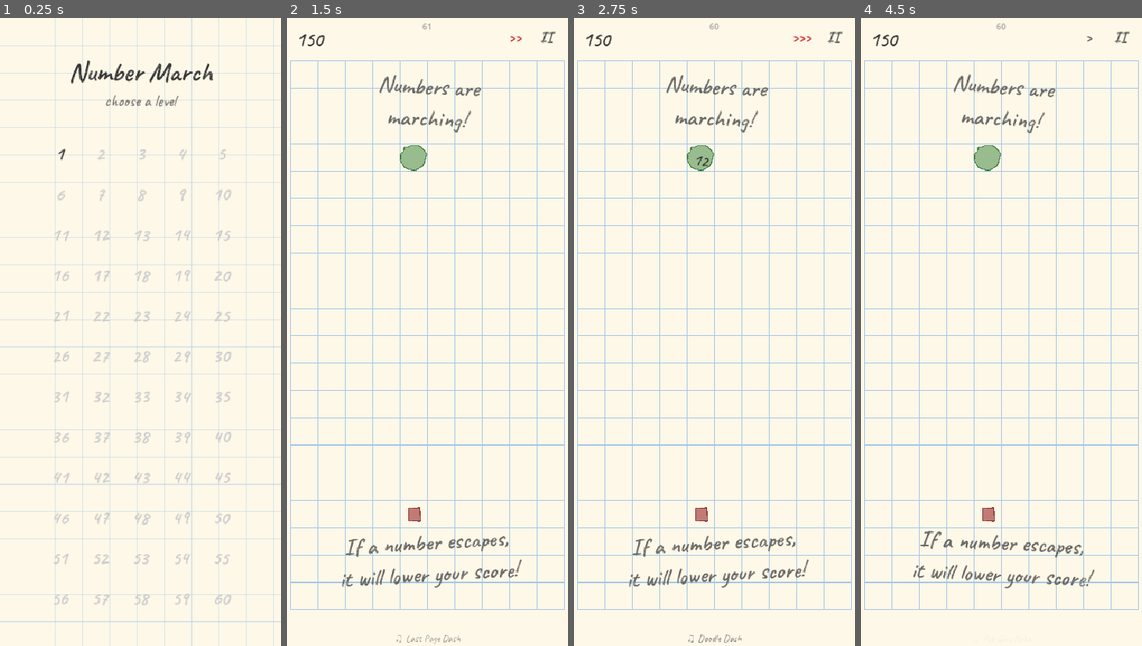
Above: before the commit, frames 1-4 (left to right).
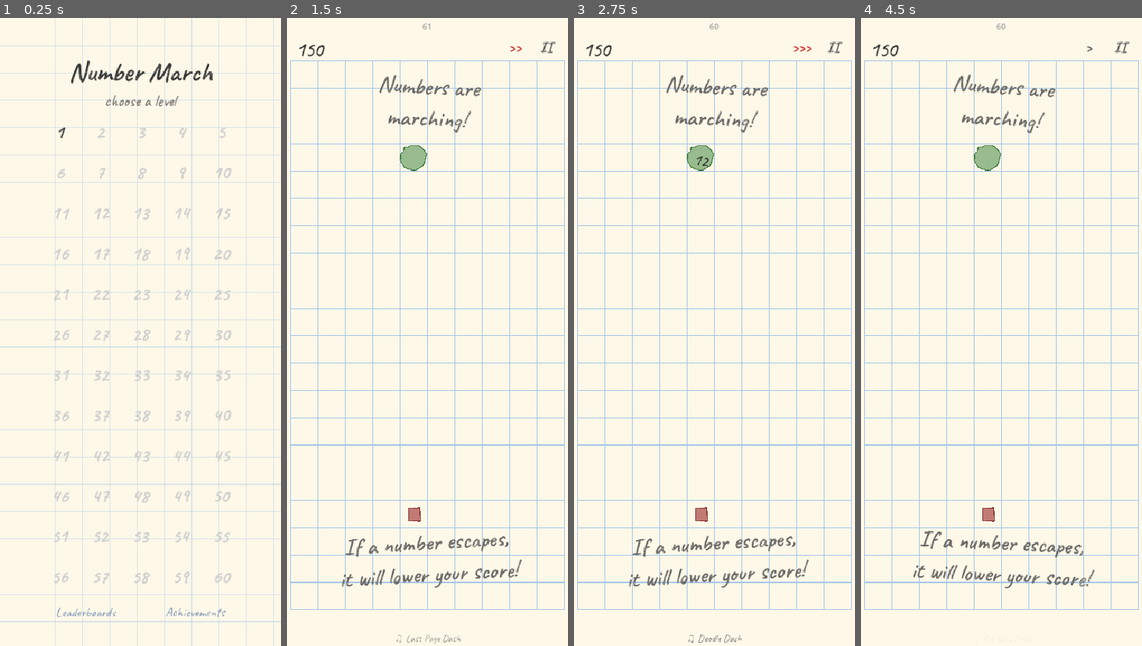
Above: after the commit, the same moments.

Repository: cagriaksay/number-march
Game: Godot game, scene res://scenes/main.tscn
Two runs of this game, one before a commit and one after it. Both use one fixed random seed, a clock stepped at 60 frames per second and the inputs below.
Inputs:
- Up to frame 1 (0.25 s): no input
- Up to frame 2 (1.5 s): click "1" at 0.5 s; click ">" at 1.25 s
- Up to frame 3 (2.75 s): click ">>" at 2 s
- Up to frame 4 (4.5 s): click ">>>" at 2.75 s; click "II" at 3.5 s; click "Restart" at 4.25 s

The runs differ from the first frame. In frame 1, 3.9% of the frame differs, in the area x 19-83%, y 17-96%; in frame 2, 0.3%; in frame 3, 0.3%; in frame 4, 0.3%.

Commit message:
game center

Diff:
--- a/project.godot
+++ b/project.godot
@@ -15,6 +15,10 @@
 config/features=PackedStringArray("4.5")
 config/icon="res://icon.svg"
 boot_splash/show_image=false
+
+[autoload]
+
+GameCenterManager="*res://scripts/game_center_manager.gd"
 
 [display]
 
--- a/scenes/main.tscn
+++ b/scenes/main.tscn
@@ -39,9 +39,9 @@
 
 [node name="HealthLabel" type="Label" parent="HUD"]
 offset_left = 12.0
-offset_top = 12.0
+offset_top = 26.0
 offset_right = 80.0
-offset_bottom = 46.0
+offset_bottom = 60.0
 mouse_filter = 2
 text = "100"
 horizontal_alignment = 0
--- /dev/null
+++ b/scripts/game_center_manager.gd
@@ -0,0 +1,162 @@
+extends Node
+
+# Autoload singleton for Game Center integration (SwiftGodot GDExtension)
+# Uses signal-based API from SwiftGodotIosPlugins
+# Gracefully does nothing when plugin is unavailable (editor, Android, etc.)
+
+var game_center = null
+var is_authenticated: bool = false
+
+# Number March has 60 levels (indices 0-59, displayed as 1-60)
+const TOTAL_LEVELS: int = 60
+
+# Leaderboard ID format: level_{N}_score (N = 1..60, score = remaining HP)
+# Achievement ID format: level_{N}_complete, all_levels_complete
+const LEADERBOARD_SCORE_PREFIX = "level_%d_score"
+const ACHIEVEMENT_PREFIX = "level_%d_complete"
+const ACHIEVEMENT_ALL_COMPLETE = "all_levels_complete"
+
+func _ready():
+	if ClassDB.class_exists("GameCenter"):
+		game_center = ClassDB.instantiate("GameCenter")
+		_connect_signals()
+		game_center.authenticate()
+		print("[GameCenter] Plugin found, authenticating...")
+	else:
+		print("[GameCenter] Plugin not available on this platform.")
+
+func _connect_signals():
+	if not game_center:
+		return
+
+	# Authentication
+	game_center.signin_success.connect(_on_signin_success)
+	game_center.signin_fail.connect(_on_signin_fail)
+
+	# Leaderboard score submission
+	if game_center.has_signal("leaderboard_score_ingame_success"):
+		game_center.leaderboard_score_ingame_success.connect(_on_score_submitted)
+		game_center.leaderboard_score_ingame_fail.connect(_on_score_failed)
+	elif game_center.has_signal("leaderboard_score_success"):
+		game_center.leaderboard_score_success.connect(func(): print("[GameCenter] Score posted"))
+		game_center.leaderboard_score_fail.connect(func(err, msg): print("[GameCenter] Score failed: %s" % msg))
+
+	# Achievements
+	game_center.achievements_report_success.connect(_on_achievement_reported)
+	game_center.achievements_report_fail.connect(_on_achievement_failed)
+
+	# Leaderboard UI
+	game_center.leaderboard_dismissed.connect(func(): print("[GameCenter] Leaderboard dismissed"))
+
+# --- Authentication Callbacks ---
+
+func _on_signin_success(player) -> void:
+	is_authenticated = true
+	print("[GameCenter] Authenticated! Player: %s" % str(player))
+
+func _on_signin_fail(error: int, message: String) -> void:
+	is_authenticated = false
+	print("[GameCenter] Auth failed (%d): %s" % [error, message])
+
+# --- Leaderboard Score Callbacks ---
+
+func _on_score_submitted(leaderboard_id: String) -> void:
+	print("[GameCenter] Score posted to: %s" % leaderboard_id)
+
+func _on_score_failed(error: int, message: String, leaderboard_id: String) -> void:
+	print("[GameCenter] Score post failed for %s (%d): %s" % [leaderboard_id, error, message])
+
+# --- Achievement Callbacks ---
+
+func _on_achievement_reported() -> void:
+	print("[GameCenter] Achievement reported successfully")
+
+func _on_achievement_failed(error: int, message: String) -> void:
+	print("[GameCenter] Achievement report failed (%d): %s" % [error, message])
+
+# --- Leaderboards ---
+
+func post_level_score(level_index: int, score: int):
+	"""Post best score (remaining HP) for a level."""
+	if not game_center or not is_authenticated:
+		return
+	var leaderboard_id = LEADERBOARD_SCORE_PREFIX % (level_index + 1)
+	game_center.submitScore(score, [leaderboard_id], 0)
+	print("[GameCenter] Submitting score %d to %s" % [score, leaderboard_id])
+
+# --- Achievements ---
+
+func award_level_complete(level_index: int):
+	"""Award achievement for completing a level."""
+	if not game_center or not is_authenticated:
+		return
+	var achievement_id = ACHIEVEMENT_PREFIX % (level_index + 1)
+	if ClassDB.class_exists("GameCenterAchievement"):
+		var achievement = ClassDB.instantiate("GameCenterAchievement")
+		achievement.identifier = achievement_id
+		achievement.percentComplete = 100.0
+		achievement.showsCompletionBanner = true
+		game_center.reportAchievements([achievement])
+		print("[GameCenter] Reporting achievement: %s" % achievement_id)
+
+func award_all_levels_complete():
+	"""Award achievement for completing all 60 levels."""
+	if not game_center or not is_authenticated:
+		return
+	if ClassDB.class_exists("GameCenterAchievement"):
+		var achievement = ClassDB.instantiate("GameCenterAchievement")
+		achievement.identifier = ACHIEVEMENT_ALL_COMPLETE
+		achievement.percentComplete = 100.0
+		achievement.showsCompletionBanner = true
+		game_center.reportAchievements([achievement])
+		print("[GameCenter] Reporting all-levels-complete achievement!")
+
+# --- UI ---
+
+func show_leaderboards(level_index: int = -1):
+	"""Show Game Center leaderboard overlay."""
+	if not game_center or not is_authenticated:
+		print("[GameCenter] Cannot show leaderboards - not authenticated")
+		return
+	if level_index >= 0:
+		var leaderboard_id = LEADERBOARD_SCORE_PREFIX % (level_index + 1)
+		game_center.showLeaderboard(leaderboard_id)
+	else:
+		game_center.showLeaderboards()
+
+func show_achievements():
+	"""Show Game Center achievements overlay."""
+	if not game_center or not is_authenticated:
+		print("[GameCenter] Cannot show achievements - not authenticated")
+		return
+	game_center.showAchievements()
+
+# --- Sync ---
+
+func sync_all_scores(level_stars: Dictionary, level_scores: Dictionary):
+	"""After authentication, post all locally saved best scores to Game Center."""
+	if not game_center or not is_authenticated:
+		return
+	for level_idx in level_stars:
+		var stars = level_stars[level_idx]
+		if stars > 0:
+			award_level_complete(level_idx)
+			if level_scores.has(level_idx):
+				post_level_score(level_idx, level_scores[level_idx])
+
+	if level_stars.size() >= TOTAL_LEVELS:
+		var all_complete := true
+		for i in TOTAL_LEVELS:
+			if not level_stars.has(i) or level_stars[i] <= 0:
+				all_complete = false
+				break
+		if all_complete:
+			award_all_levels_complete()
+
+	print("[GameCenter] Synced %d completed levels" % level_stars.size())
+
+# --- Utility ---
+
+func is_available() -> bool:
+	"""Check if Game Center is available and authenticated."""
+	return game_center != null and is_authenticated
--- a/scripts/main.gd
+++ b/scripts/main.gd
@@ -70,6 +70,15 @@
 	# Load saved progress
 	_load_progress()
 
+	# Sync saved progress to Game Center once authenticated
+	if GameCenterManager:
+		if GameCenterManager.is_authenticated:
+			GameCenterManager.sync_all_scores(level_stars, level_scores)
+		elif GameCenterManager.game_center:
+			GameCenterManager.game_center.signin_success.connect(
+				func(_player): GameCenterManager.sync_all_scores(level_stars, level_scores)
+			)
+
 	# Start on level select
 	_show_level_select()
 
@@ -128,6 +137,18 @@
 		if current_score > prev_score:
 			level_scores[current_level_index] = current_score
 		_save_progress()
+		# Post to Game Center
+		if GameCenterManager:
+			GameCenterManager.post_level_score(current_level_index, health_manager.current_hp)
+			GameCenterManager.award_level_complete(current_level_index)
+			# Check if all levels are complete
+			var all_complete := true
+			for i in TOTAL_LEVELS:
+				if not level_stars.has(i) or level_stars[i] <= 0:
+					all_complete = false
+					break
+			if all_complete:
+				GameCenterManager.award_all_levels_complete()
 	hud.show_game_over(stars, true)
 	audio_manager.stop_music(1.5)
 	audio_manager.play_level_complete()
--- a/scripts/ui/hud.gd
+++ b/scripts/ui/hud.gd
@@ -121,9 +121,9 @@
 	ff_button.text = ">"
 	ff_button.flat = true
 	ff_button.offset_left = 296.0
-	ff_button.offset_top = 10.0
+	ff_button.offset_top = 24.0
 	ff_button.offset_right = 336.0
-	ff_button.offset_bottom = 42.0
+	ff_button.offset_bottom = 56.0
 	if caveat_bold:
 		ff_button.add_theme_font_override("font", caveat_bold)
 	ff_button.add_theme_font_size_override("font_size", 20)
@@ -143,9 +143,9 @@
 	pause_button.text = "II"
 	pause_button.flat = true
 	pause_button.offset_left = 340.0
-	pause_button.offset_top = 10.0
+	pause_button.offset_top = 24.0
 	pause_button.offset_right = 380.0
-	pause_button.offset_bottom = 42.0
+	pause_button.offset_bottom = 56.0
 	if caveat_bold:
 		pause_button.add_theme_font_override("font", caveat_bold)
 	pause_button.add_theme_font_size_override("font_size", 20)
--- a/scripts/ui/level_select.gd
+++ b/scripts/ui/level_select.gd
@@ -80,7 +80,7 @@
 	# Level number grid
 	var grid_width: float = COLS * CELL_SIZE
 	var grid_start_x: float = (VIEWPORT_W - grid_width) / 2.0
-	var grid_start_y: float = 160.0
+	var grid_start_y: float = 130.0
 
 	for i in TOTAL_LEVELS:
 		var col: int = i % COLS
@@ -153,6 +153,70 @@
 		add_child(stars_lbl)
 		star_labels.append(stars_lbl)
 
+	# Game Center buttons at the bottom
+	_create_game_center_buttons(grid_start_y + ROWS * CELL_SIZE + 5)
+
+func _create_game_center_buttons(y_pos: float) -> void:
+	var btn_width: float = 140.0
+	var btn_height: float = 32.0
+	var spacing: float = 12.0
+	var total_width: float = btn_width * 2 + spacing
+	var start_x: float = (VIEWPORT_W - total_width) / 2.0
+
+	var lb_btn := Button.new()
+	lb_btn.text = "Leaderboards"
+	lb_btn.flat = true
+	lb_btn.size = Vector2(btn_width, btn_height)
+	lb_btn.position = Vector2(start_x, y_pos)
+	if caveat_bold:
+		lb_btn.add_theme_font_override("font", caveat_bold)
+	lb_btn.add_theme_font_size_override("font_size", 18)
+	lb_btn.add_theme_color_override("font_color", Color("#5577AA"))
+	lb_btn.add_theme_color_override("font_hover_color", Color("#3355AA"))
+	lb_btn.add_theme_color_override("font_pressed_color", Color("#2244AA"))
+	lb_btn.add_theme_color_override("font_focus_color", Color("#5577AA"))
+	lb_btn.add_theme_stylebox_override("normal", StyleBoxEmpty.new())
+	lb_btn.add_theme_stylebox_override("hover", StyleBoxEmpty.new())
+	lb_btn.add_theme_stylebox_override("pressed", StyleBoxEmpty.new())
+	lb_btn.add_theme_stylebox_override("focus", StyleBoxEmpty.new())
+	if pencil_material:
+		lb_btn.material = pencil_material
+	lb_btn.pressed.connect(_on_leaderboards_pressed)
+	add_child(lb_btn)
+
+	var ach_btn := Button.new()
+	ach_btn.text = "Achievements"
+	ach_btn.flat = true
+	ach_btn.size = Vector2(btn_width, btn_height)
+	ach_btn.position = Vector2(start_x + btn_width + spacing, y_pos)
+	if caveat_bold:
+		ach_btn.add_theme_font_override("font", caveat_bold)
+	ach_btn.add_theme_font_size_override("font_size", 18)
+	ach_btn.add_theme_color_override("font_color", Color("#5577AA"))
+	ach_btn.add_theme_color_override("font_hover_color", Color("#3355AA"))
+	ach_btn.add_theme_color_override("font_pressed_color", Color("#2244AA"))
+	ach_btn.add_theme_color_override("font_focus_color", Color("#5577AA"))
+	ach_btn.add_theme_stylebox_override("normal", StyleBoxEmpty.new())
+	ach_btn.add_theme_stylebox_override("hover", StyleBoxEmpty.new())
+	ach_btn.add_theme_stylebox_override("pressed", StyleBoxEmpty.new())
+	ach_btn.add_theme_stylebox_override("focus", StyleBoxEmpty.new())
+	if pencil_material:
+		ach_btn.material = pencil_material
+	ach_btn.pressed.connect(_on_achievements_pressed)
+	add_child(ach_btn)
+
+func _on_leaderboards_pressed() -> void:
+	if audio_manager_ref:
+		audio_manager_ref.play_button()
+	if GameCenterManager:
+		GameCenterManager.show_leaderboards()
+
+func _on_achievements_pressed() -> void:
+	if audio_manager_ref:
+		audio_manager_ref.play_button()
+	if GameCenterManager:
+		GameCenterManager.show_achievements()
+
 func update_stars(level_stars: Dictionary, level_scores: Dictionary = {}) -> void:
 	for i in TOTAL_LEVELS:
 		var stars: int = level_stars.get(i, 0)
Not shown, added: addons/iosplugins/gamecenter.gdextension.uid
Not shown, changed: export_presets.cfg
Not shown, added: scripts/game_center_manager.gd.uid
Binary file added: tools/gc_images/achievements/all_levels_complete.png
Not shown, added: tools/gc_images/achievements/all_levels_complete.png.import
Binary file added: tools/gc_images/achievements/level_10_complete.png
Not shown, added: tools/gc_images/achievements/level_10_complete.png.import
Binary file added: tools/gc_images/achievements/level_11_complete.png
Not shown, added: tools/gc_images/achievements/level_11_complete.png.import
Binary file added: tools/gc_images/achievements/level_12_complete.png
Not shown, added: tools/gc_images/achievements/level_12_complete.png.import
Binary file added: tools/gc_images/achievements/level_13_complete.png
(and 237 more such lines)
